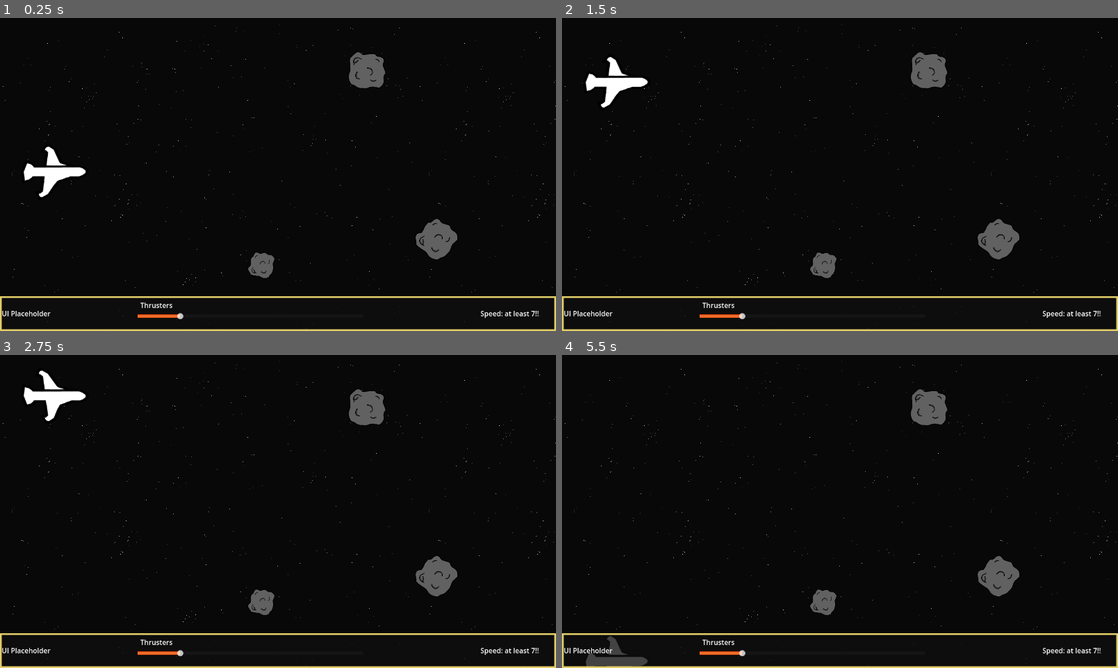
Above: before the commit, frames 1-4 (two rows, left to right).
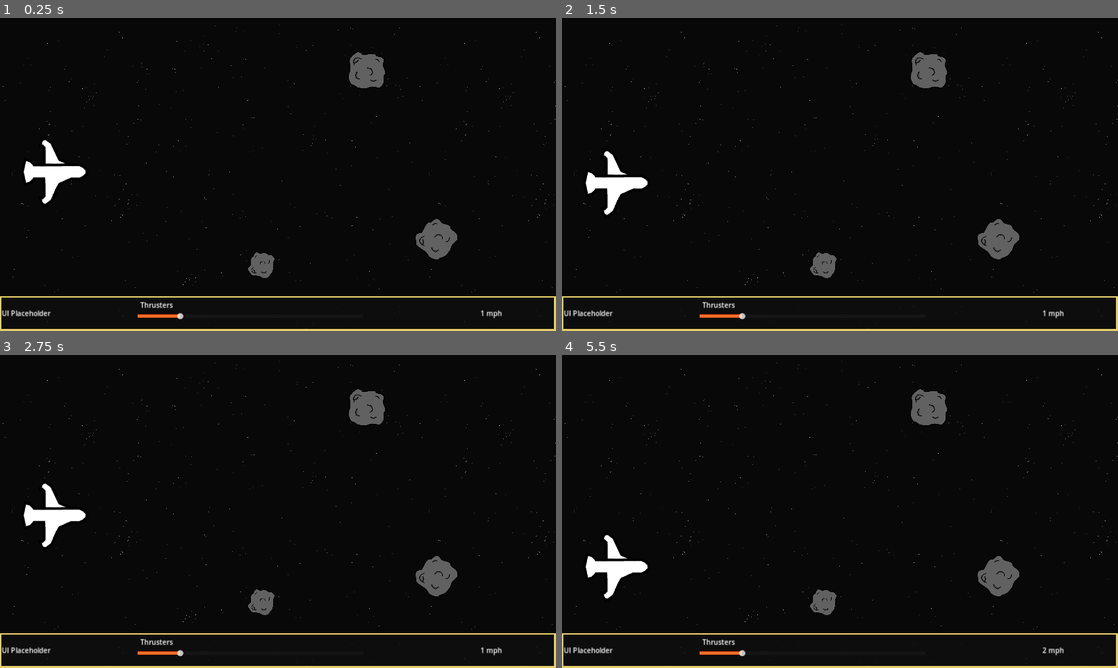
Above: after the commit, the same moments.

Repository: Harmoen/Never-Stop
Game: Godot game, scene res://source/main/main.tscn
The game is run twice, just before and just after one commit, with the same random seed, the same clock (stepped at 60 frames per second) and the same inputs.
Inputs (mouse positions are in pixels of both pictures, inside the frame that each line leads up to):
- Up to frame 1 (0.25 s): no input
- Up to frame 2 (1.5 s): tap Enter at 0.5 s; move the mouse to (962, 158) at 0.52 s; press the mouse at (962, 158) at 0.53 s; hold Up (up) 0.53-1.28 s; right-click (962, 158) at 0.8 s; move the mouse to (728, 190) at 1.27 s; release the mouse at (728, 190) at 1.28 s; hold S (down) from 1.28 s (still down); right-click (728, 190) at 1.35 s
- Up to frame 3 (2.75 s): click (166, 527) at 1.55 s; move the mouse to (333, 442) at 2.02 s; release S (down) at 2.03 s; press the mouse at (333, 442) at 2.03 s; hold Up (up) from 2.03 s (still down); right-click (333, 442) at 2.3 s
- Up to frame 4 (5.5 s): move the mouse to (812, 574) at 2.77 s; release the mouse at (812, 574) at 2.78 s; right-click (812, 574) at 2.85 s; click (812, 574) at 3.05 s; move the mouse to (1006, 558) at 3.52 s; release Up (up) at 3.53 s; press the mouse at (1006, 558) at 3.53 s; hold S (down) from 3.53 s (still down); right-click (1006, 558) at 3.8 s; move the mouse to (673, 464) at 4.27 s; release the mouse at (673, 464) at 4.28 s; right-click (673, 464) at 4.35 s; click (673, 464) at 4.55 s; move the mouse to (867, 511) at 5.02 s; press the mouse at (867, 511) at 5.03 s; right-click (867, 511) at 5.3 s

The runs differ from the first frame. In frame 1, 1.1% of the frame differs, in the area x 0-100%, y 10-100%; in frame 2, 2.1%; in frame 3, 2.1%, in the area x 0-100%, y 4-100%; in frame 4, 2.0%.

Commit message:
Controls Update

Diff:
--- a/project.godot
+++ b/project.godot
@@ -22,11 +22,14 @@
 [autoload]
 
 AudioManager="*res://source/global/AudioManager.tscn"
+Game="*res://source/global/game_globals.gd"
+UI="*res://source/global/ui_manager.gd"
 
 [display]
 
 window/size/viewport_width=1280
 window/size/viewport_height=720
+window/stretch/mode="canvas_items"
 
 [file_customization]
 
@@ -52,12 +55,18 @@
 "deadzone": 0.5,
 "events": [Object(InputEventKey,"resource_local_to_scene":false,"resource_name":"","device":-1,"window_id":0,"alt_press …(195 unchanged characters)…
 , Object(InputEventKey,"resource_local_to_scene":false,"resource_name":"","device":-1,"window_id":0,"alt_pressed":false …(183 unchanged characters)…
+, Object(InputEventJoypadButton,"resource_local_to_scene":false,"resource_name":"","device":-1,"button_index":11,"pressure":0.0,"pressed":true,"script":null)
+, Object(InputEventJoypadMotion,"resource_local_to_scene":false,"resource_name":"","device":-1,"axis":3,"axis_value":-1.0,"script":null)
+, Object(InputEventJoypadMotion,"resource_local_to_scene":false,"resource_name":"","device":-1,"axis":1,"axis_value":-1.0,"script":null)
 ]
 }
 down={
 "deadzone": 0.5,
 "events": [Object(InputEventKey,"resource_local_to_scene":false,"resource_name":"","device":-1,"window_id":0,"alt_press …(192 unchanged characters)…
 , Object(InputEventKey,"resource_local_to_scene":false,"resource_name":"","device":-1,"window_id":0,"alt_pressed":false …(186 unchanged characters)…
+, Object(InputEventJoypadMotion,"resource_local_to_scene":false,"resource_name":"","device":-1,"axis":1,"axis_value":1.0,"script":null)
+, Object(InputEventJoypadMotion,"resource_local_to_scene":false,"resource_name":"","device":-1,"axis":3,"axis_value":1.0,"script":null)
+, Object(InputEventJoypadButton,"resource_local_to_scene":false,"resource_name":"","device":-1,"button_index":12,"pressure":0.0,"pressed":true,"script":null)
 ]
 }
 shoot={
--- a/source/global/AudioManager.tscn
+++ b/source/global/AudioManager.tscn
@@ -1,22 +1,21 @@
-[gd_scene load_steps=3 format=3 uid="uid://sn7i5kf8s46q"]
+[gd_scene load_steps=4 format=3 uid="uid://sn7i5kf8s46q"]
 
 [ext_resource type="Script" path="res://source/global/audio_manager.gd" id="1_6k0yv"]
 
-[sub_resource type="AudioStreamInteractive" id="AudioStreamInteractive_aqf2r"]
-clip_count = 1
-clip_0/name = &"Silence"
-clip_0/auto_advance = 0
-_transitions = {
-Vector2i(-1, -1): {
-"fade_beats": 1,
-"fade_mode": 2,
-"from_time": 0,
-"to_time": 1
-}
-}
+[sub_resource type="AudioStreamRandomizer" id="AudioStreamRandomizer_yng30"]
+
+[sub_resource type="AudioStreamRandomizer" id="AudioStreamRandomizer_ugtdf"]
 
 [node name="AudioManager" type="Node"]
 script = ExtResource("1_6k0yv")
 
+[node name="sfxUIHover" type="AudioStreamPlayer" parent="."]
+stream = SubResource("AudioStreamRandomizer_yng30")
+bus = &"Sound Effects"
+
+[node name="sfxUIClick" type="AudioStreamPlayer" parent="."]
+stream = SubResource("AudioStreamRandomizer_ugtdf")
+bus = &"Sound Effects"
+
 [node name="GameMusic" type="AudioStreamPlayer" parent="."]
-stream = SubResource("AudioStreamInteractive_aqf2r")
+bus = &"Music"
--- /dev/null
+++ b/source/global/UIManager.tscn
@@ -0,0 +1,6 @@
+[gd_scene load_steps=2 format=3 uid="uid://bbp2bjbjekpm"]
+
+[ext_resource type="Script" path="res://source/global/ui_manager.gd" id="1_2edh4"]
+
+[node name="UIManager" type="Node"]
+script = ExtResource("1_2edh4")
--- a/source/global/audio_manager.gd
+++ b/source/global/audio_manager.gd
@@ -1,7 +1,17 @@
 extends Node
 
 @onready var game_music: AudioStreamPlayer = $GameMusic
+@onready var sfx_ui_click: AudioStreamPlayer = $sfxUIClick
+@onready var sfx_ui_hover: AudioStreamPlayer = $sfxUIHover
 
 
 func set_game_music(track_title: String = "Silence") -> void:
 	game_music["parameters/switch_to_clip"] = track_title
+
+
+func play_ui_click() -> void:
+	sfx_ui_hover.play()
+
+
+func play_ui_hover() -> void:
+	sfx_ui_click.play()
--- /dev/null
+++ b/source/global/game_globals.gd
@@ -0,0 +1 @@
+extends Node
--- /dev/null
+++ b/source/global/ui_manager.gd
@@ -0,0 +1,8 @@
+extends Node
+
+var speed_display : Label
+
+
+func update_speed_display(new_speed) -> void:
+	if speed_display:
+		speed_display.text = str(floor(new_speed)," mph")
--- a/source/main/main.gd
+++ b/source/main/main.gd
@@ -1 +1,5 @@
 extends Node
+
+
+func _ready() -> void:
+	UI.speed_display = $ControlPanel/Panel/Control/Label/SpeedLabel
--- a/source/main/main.tscn
+++ b/source/main/main.tscn
@@ -1,8 +1,9 @@
-[gd_scene load_steps=7 format=3 uid="uid://b0j5744x2awu8"]
+[gd_scene load_steps=8 format=3 uid="uid://b0j5744x2awu8"]
 
 [ext_resource type="Script" path="res://source/main/main.gd" id="1_svqlp"]
 [ext_resource type="PackedScene" uid="uid://ds23o5u6thl0n" path="res://source/spaceship/spaceship.tscn" id="2_3spb5"]
 [ext_resource type="Texture2D" uid="uid://cmf33tq4ehg7x" path="res://assets/textures/placeholder/Sprite-0001.png" id="2_l7axo"]
+[ext_resource type="Script" path="res://source/ui/control_panel.gd" id="4_j3b12"]
 [ext_resource type="Texture2D" uid="uid://bfgvnmba3ehb3" path="res://assets/textures/placeholder/asteroid.png" id="4_vbc8j"]
 
 [sub_resource type="StyleBoxFlat" id="StyleBoxFlat_ekc2v"]
@@ -29,54 +30,6 @@
 [node name="Spaceship" parent="." instance=ExtResource("2_3spb5")]
 position = Vector2(126, 354)
 
-[node name="UI" type="CanvasLayer" parent="."]
-
-[node name="Panel" type="PanelContainer" parent="UI"]
-custom_minimum_size = Vector2(0, 80)
-anchors_preset = 12
-anchor_top = 1.0
-anchor_right = 1.0
-anchor_bottom = 1.0
-offset_top = -30.0
-grow_horizontal = 2
-grow_vertical = 0
-theme_override_styles/panel = SubResource("StyleBoxFlat_ekc2v")
-
-[node name="Control" type="Control" parent="UI/Panel"]
-layout_mode = 2
-
-[node name="Label" type="Label" parent="UI/Panel/Control"]
-layout_mode = 2
-offset_top = 24.0
-offset_right = 1272.0
-offset_bottom = 47.0
-text = "UI Placeholder"
-
-[node name="Label" type="Label" parent="UI/Panel/Control/Label"]
-layout_mode = 0
-offset_left = 1102.0
-offset_right = 1228.0
-offset_bottom = 23.0
-text = "Speed: at least 7!!"
-
-[node name="Label2" type="Label" parent="UI/Panel/Control/Label"]
-layout_mode = 0
-offset_left = 319.0
-offset_top = -19.0
-offset_right = 454.0
-offset_bottom = 4.0
-text = "Thrusters"
-
-[node name="HSlider" type="HSlider" parent="UI/Panel/Control"]
-layout_mode = 0
-offset_left = 313.0
-offset_top = 34.0
-offset_right = 833.0
-offset_bottom = 50.0
-theme_override_styles/grabber_area = SubResource("StyleBoxFlat_dj58t")
-theme_override_styles/grabber_area_highlight = SubResource("StyleBoxFlat_dj58t")
-value = 18.0
-
 [node name="Background" type="CanvasLayer" parent="."]
 layer = -1
 
@@ -91,6 +44,60 @@
 size_flags_vertical = 3
 texture = ExtResource("2_l7axo")
 stretch_mode = 1
+
+[node name="ControlPanel" type="CanvasLayer" parent="."]
+script = ExtResource("4_j3b12")
+
+[node name="Panel" type="Panel" parent="ControlPanel"]
+custom_minimum_size = Vector2(0, 80)
+anchors_preset = 12
+anchor_top = 1.0
+anchor_right = 1.0
+anchor_bottom = 1.0
+offset_top = -80.0
+grow_horizontal = 2
+grow_vertical = 0
+theme_override_styles/panel = SubResource("StyleBoxFlat_ekc2v")
+
+[node name="Control" type="Control" parent="ControlPanel/Panel"]
+layout_mode = 2
+anchors_preset = 0
+offset_left = 4.0
+offset_top = 4.0
+offset_right = 1276.0
+offset_bottom = 76.0
+
+[node name="Label" type="Label" parent="ControlPanel/Panel/Control"]
+layout_mode = 2
+offset_top = 24.0
+offset_right = 1272.0
+offset_bottom = 47.0
+text = "UI Placeholder"
+
+[node name="SpeedLabel" type="Label" parent="ControlPanel/Panel/Control/Label"]
+layout_mode = 0
+offset_left = 1102.0
+offset_right = 1228.0
+offset_bottom = 23.0
+text = "Speed: at least 7!!"
+
+[node name="Label2" type="Label" parent="ControlPanel/Panel/Control/Label"]
+layout_mode = 0
+offset_left = 319.0
+offset_top = -19.0
+offset_right = 454.0
+offset_bottom = 4.0
+text = "Thrusters"
+
+[node name="HSlider" type="HSlider" parent="ControlPanel/Panel/Control"]
+layout_mode = 0
+offset_left = 313.0
+offset_top = 34.0
+offset_right = 833.0
+offset_bottom = 50.0
+theme_override_styles/grabber_area = SubResource("StyleBoxFlat_dj58t")
+theme_override_styles/grabber_area_highlight = SubResource("StyleBoxFlat_dj58t")
+value = 18.0
 
 [node name="Asteroid" type="Sprite2D" parent="."]
 position = Vector2(846, 119)
--- a/source/spaceship/spaceship.gd
+++ b/source/spaceship/spaceship.gd
@@ -1,44 +1,47 @@
 class_name SpaceShip
 extends Node2D
 
+#region Variables
+const MAX_HEIGHT : float = 720
+const MIN_HEIGHT : float = 0
+
 @onready var audio_stream_player: AudioStreamPlayer = $AudioStreamPlayer
 
-var click_position : float = 0
-var strafe_speed : float = 5000
+# Strafing Variables
+var input_direction : float = 0
+var direction : float = 0
+var current_strafe_speed : float = 0
+var strafe_speed : float = 500
+var strafe_acceleration : float = 6
+
+var current_speed : float = 1:
+	set(new_speed):
+		current_speed = new_speed
+		UI.update_speed_display(current_speed)
+#endregion
+
+
+func _ready() -> void:
+	current_strafe_speed = strafe_speed
+
 
 func _process(delta: float) -> void:
-	var direction = Input.get_axis("up","down")
-	tween_position(global_position.y + (strafe_speed * delta * direction))
+	if Input.is_action_pressed("left_click"):
+		var mouse_distance : float = get_global_mouse_position().y - self.global_position.y
+		if abs(mouse_distance) > 5:
+			input_direction = signf(mouse_distance)
+		else:
+			input_direction = 0.0
+	else:
+		input_direction = Input.get_axis("up","down")
 
 
-func _input(event: InputEvent) -> void:
-	if event is InputEventMouseMotion:
-		if Input.is_action_pressed("left_click"):
-			tween_position(get_global_mouse_position().y - click_position)
-	elif event.is_action_pressed("left_click"):
-		click_position = get_global_mouse_position().y - self.global_position.y
-	elif event.is_action_released("left_click") or event.is_action_released("down") or event.is_action_released("up"):
-		skew = 0
-		scale.y = 1
-	elif event.is_action_pressed("shoot"):
-		audio_stream_player.play()
+	direction = lerp(direction, input_direction, strafe_acceleration * delta)
 
 
-func tween_position(new_position : float) -> void:
-	# Confines ship to the screen
-	new_position = clamp(new_position,0,get_viewport().size.y)
-	self.scale.y = 0.8
-	var distance : float = self.global_position.y - new_position
-	if distance > 0:
-		#print("up")
-		skew = 25
-	else:
-		#print("down")
-		skew = -25
+	self.global_position.y = clamp(
+		self.global_position.y + (direction * current_strafe_speed * delta),
+		MIN_HEIGHT,
+		MAX_HEIGHT)
 
-	# Skip tween if distance is too small
-	if abs(distance) < 1:
-		self.global_position.y = new_position
-	else:
-		var tween := create_tween()
-		tween.tween_property(self,"global_position:y",new_position,0.4).set_ease(Tween.EASE_OUT)
+	current_speed += current_speed * 0.2 * delta
--- /dev/null
+++ b/source/ui/control_panel.gd
@@ -0,0 +1,5 @@
+extends CanvasLayer
+
+
+func _ready() -> void:
+	pass
--- /dev/null
+++ b/source/ui/sound_button.gd
@@ -0,0 +1,15 @@
+class_name SoundButton
+extends Button
+
+
+func _ready() -> void:
+	mouse_entered.connect(_on_hover)
+	pressed.connect(_on_pressed)
+
+
+func _on_hover() -> void:
+	AudioManager.play_ui_hover()
+
+
+func _on_pressed() -> void:
+	AudioManager.play_ui_click()
Not shown, removed: export_presets.cfg
